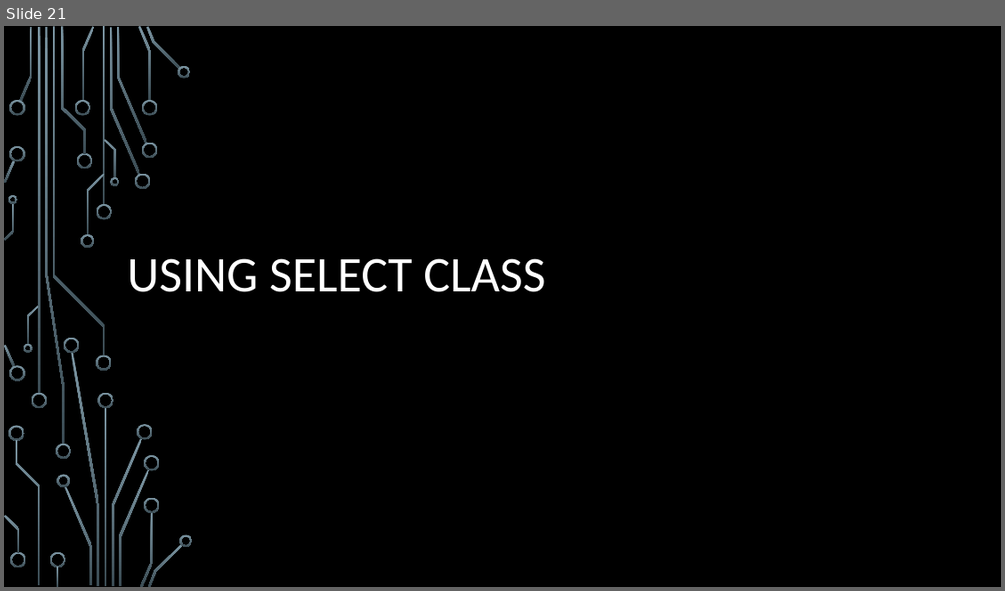
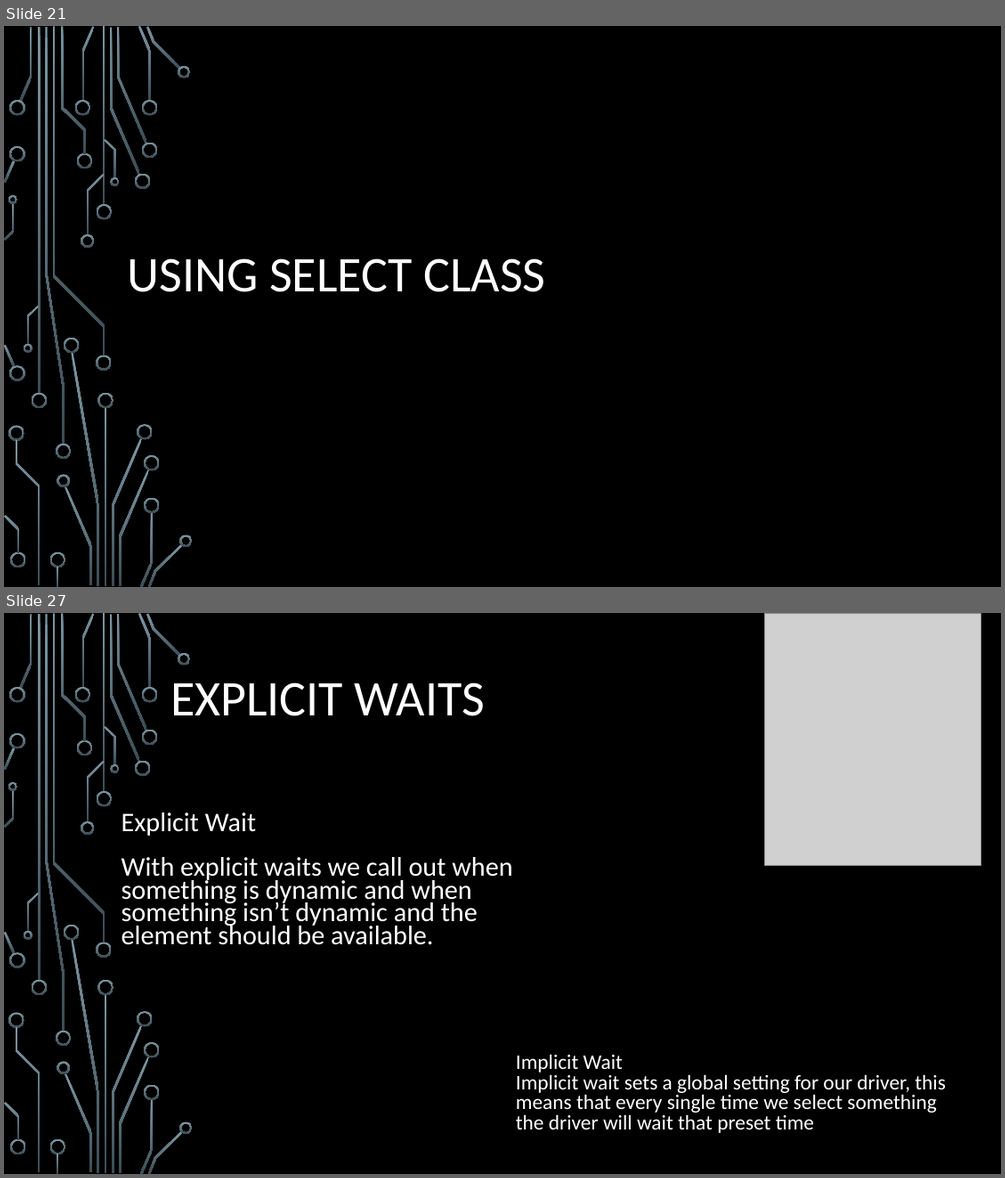
Before and after one commit to oskarCv/Selenium, a slide deck: Selenium/SeleniumFromScratch.pptx. Shown one above the other, each under a label of ours: slide 21 before the commit, slides 21 and 27 after it; the slides between them are not shown. The pictures are 1005x591 and 1005x1178 pixels, drawn with LibreOffice and Linux fonts; fonts in the diff are those of the drawing; grey boxes stand for pictures; background and template pictures are left out. Boxes give left, top, right and bottom in pixels: in the first picture for what was removed or moved away, otherwise in the second. Text is boxed around its words. In the diff, an @@ line names an element or a change of style, - is before the commit and + after.

```diff
--- a/Selenium/SeleniumFromScratch.pptx
+++ b/Selenium/SeleniumFromScratch.pptx
@@ slide 27 added at (x1=4, y1=613, x2=1001, y2=1174), background picture (left out); not listed: 54 template elements that a slide beside it also shows @@
@@ picture added at (x1=764, y1=613, x2=980, y2=866) @@
@@ title added at (x1=170, y1=682, x2=485, y2=716), 48 pt, text #FFFFFF @@
+EXPLICIT WAITS
@@ text added at (x1=121, y1=812, x2=512, y2=945), 25.9 pt, text #FFFFFF @@
+Explicit Wait
+With explicit waits we call out when something is dynamic and when something isn’t dynamic and the element should be available.
@@ text added at (x1=516, y1=1054, x2=946, y2=1133), 20 pt, text #FFFFFF @@
+Implicit Wait
+Implicit wait sets a global setting for our driver, this means that every single time we select something the driver will wait that preset time
```
Also in this commit, not shown: 1 slide changed, 16 other slides added.
